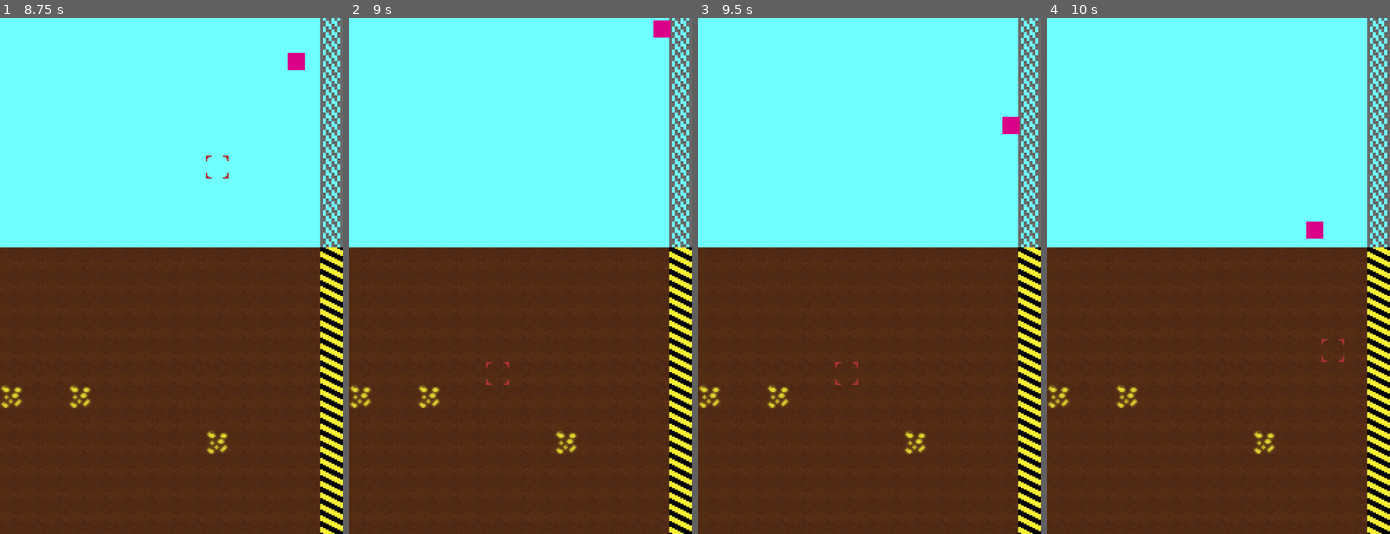
Above: before the commit, frames 1-4 (left to right).
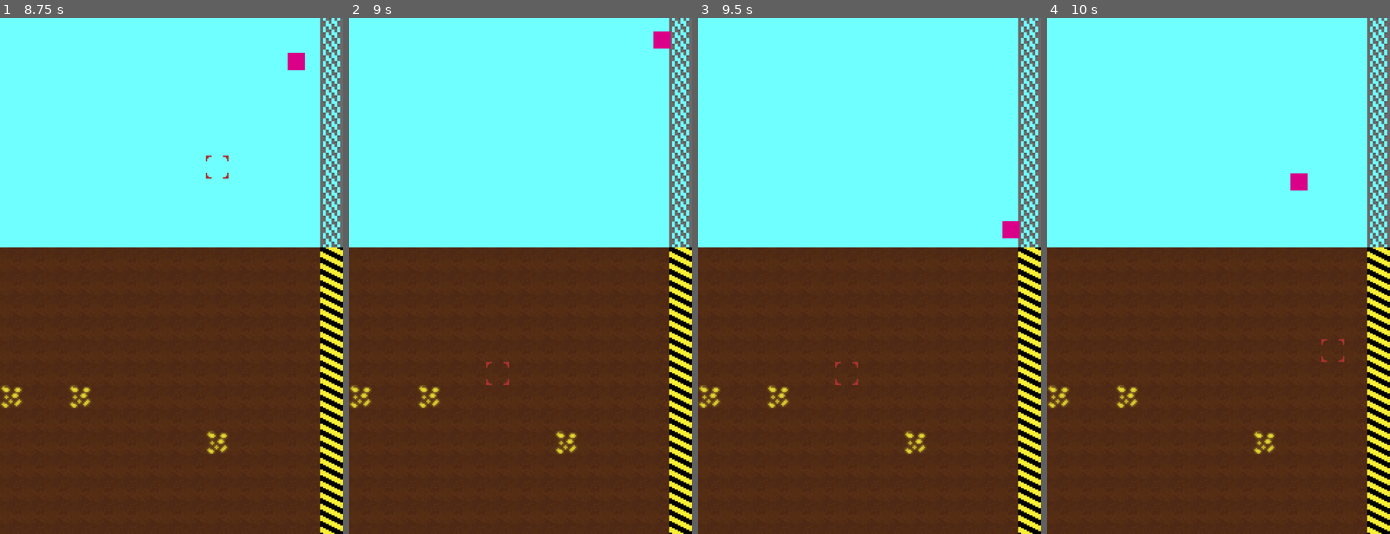
Above: after the commit, the same moments.

Repository: brikr/ludum-dare-57
Game: Godot game, scene res://scenes/main/main.tscn
Same seed, same stepped clock (60 frames per second), same inputs: the game is played once before the commit and once after it.
Inputs (mouse positions are in pixels of both pictures, inside the frame that each line leads up to):
- Up to frame 1 (8.75 s): move the mouse to (246, 250) at 0.52 s; hold Space (jump) 0.53-1.28 s; hold D (move_right) 0.53-2.03 s; move the mouse to (102, 301) at 1.27 s; click (102, 301) at 1.35 s; tap Space (jump) at 1.52, 1.55, 1.82, 3.02, 3.05, 3.32, 4.52, 4.55, 4.82, 6.02, 6.05, 6.32, 7.52, 7.55, 7.82 s; move the mouse to (205, 162) at 2.02 s; hold A (move_left) 2.03-2.78 s; hold Space (jump) 2.03-2.78 s; move the mouse to (154, 379) at 2.77 s; hold D (move_right) 2.78-4.28 s; click (154, 379) at 2.85 s; move the mouse to (274, 353) at 3.52 s; hold Space (jump) 3.53-4.28 s; move the mouse to (68, 198) at 4.27 s; hold A (move_left) 4.28-5.03 s; click (68, 198) at 4.35 s; move the mouse to (188, 276) at 5.02 s; hold D (move_right) 5.03-5.78 s; hold Space (jump) 5.03-5.78 s; move the mouse to (120, 147) at 5.77 s; hold A (move_left) 5.78-7.28 s; click (120, 147) at 5.85 s; move the mouse to (246, 250) at 6.52 s; hold Space (jump) 6.53-7.28 s; move the mouse to (102, 301) at 7.27 s; hold D (move_right) from 7.28 s (still down); click (102, 301) at 7.35 s; move the mouse to (205, 162) at 8.02 s; hold Space (jump) from 8.03 s (still down)
- Up to frame 2 (9 s): keep holding D (move_right); move the mouse to (503, 379) at 8.77 s; release Space (jump) at 8.78 s; click (503, 379) at 8.85 s
- Up to frame 3 (9.5 s): keep holding D (move_right); tap Space (jump) at 9.02, 9.05, 9.32 s
- Up to frame 4 (10 s): move the mouse to (1321, 353) at 9.52 s; release D (move_right) at 9.53 s; hold A (move_left) from 9.53 s (still down); hold Space (jump) from 9.53 s (still down)

Frame 1 is identical in both runs. In frame 2, 0.2% of the frame differs, in the area x 88-94%, y 0-6%; in frame 3, 0.3%; in frame 4, 0.4%, in the area x 70-81%, y 30-43%.

Commit message:
fuel consumption

Diff:
--- a/scenes/player/player.gd
+++ b/scenes/player/player.gd
@@ -1,5 +1,6 @@
 extends CharacterBody2D
 
+###### STATS ######
 # max horizontal ground speed
 var speed = 150.0
 # acceleration (per physics frame)
@@ -18,12 +19,20 @@
 var terminal_velocity = 350.0
 # digging power (per physics frame)
 var digging_power = 1.0
+# gas tank size (in mL)
+var fuel_capacity = 1000.0
+# how much fuel the jetpack consumes (in mL per physics frame)
+var jetpack_fuel_efficiency = 5.0
 
+###### STATE ######
 # digging state
 var is_digging = false
 var current_digging_tile: Tile
 # amount of power expended on current tile
 var digging_progress = 0.0
+
+# fuel state
+var current_fuel = fuel_capacity
 
 func _ready():
   # set camera limits to generated world
@@ -64,11 +73,14 @@
     else:
       velocity.x = move_toward(velocity.x, 0, air_accel)
 
-    if Input.is_action_pressed("jump") and $JetpackDelay.is_stopped():
+    if Input.is_action_pressed("jump") && $JetpackDelay.is_stopped() && current_fuel > 0:
       # jetpack go brrr
       velocity.y -= jetpack_accel
       # limit jetpack boosties
       velocity.y = max(velocity.y, -jetpack_speed_limit)
+      # consume fuel
+      current_fuel -= jetpack_fuel_efficiency
+      print(current_fuel)
 
   move_and_slide()
   clamp_to_world()
